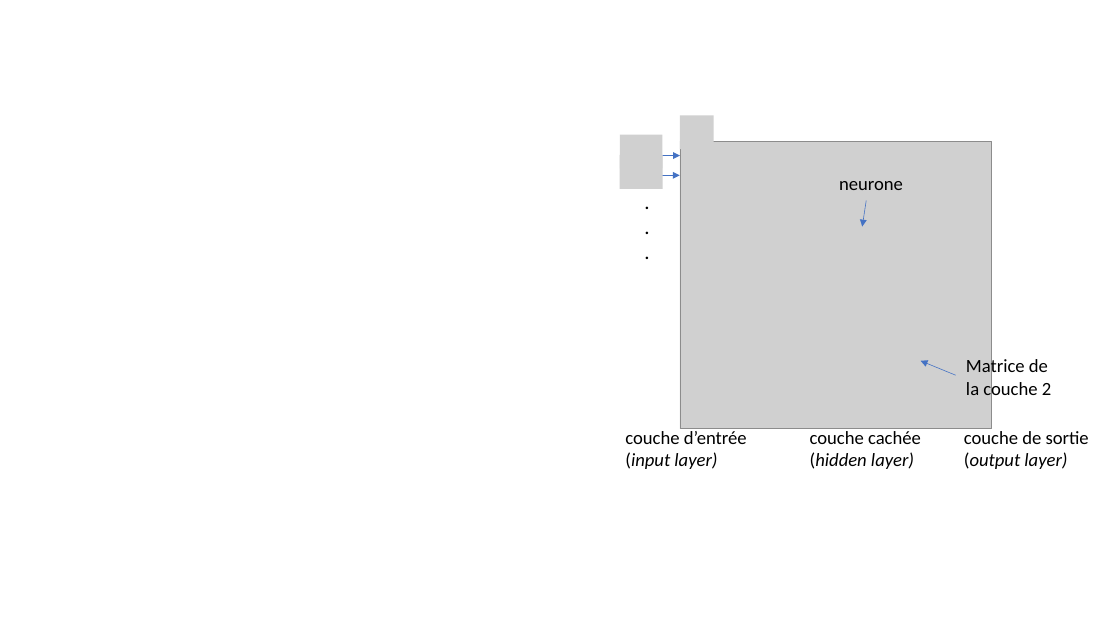
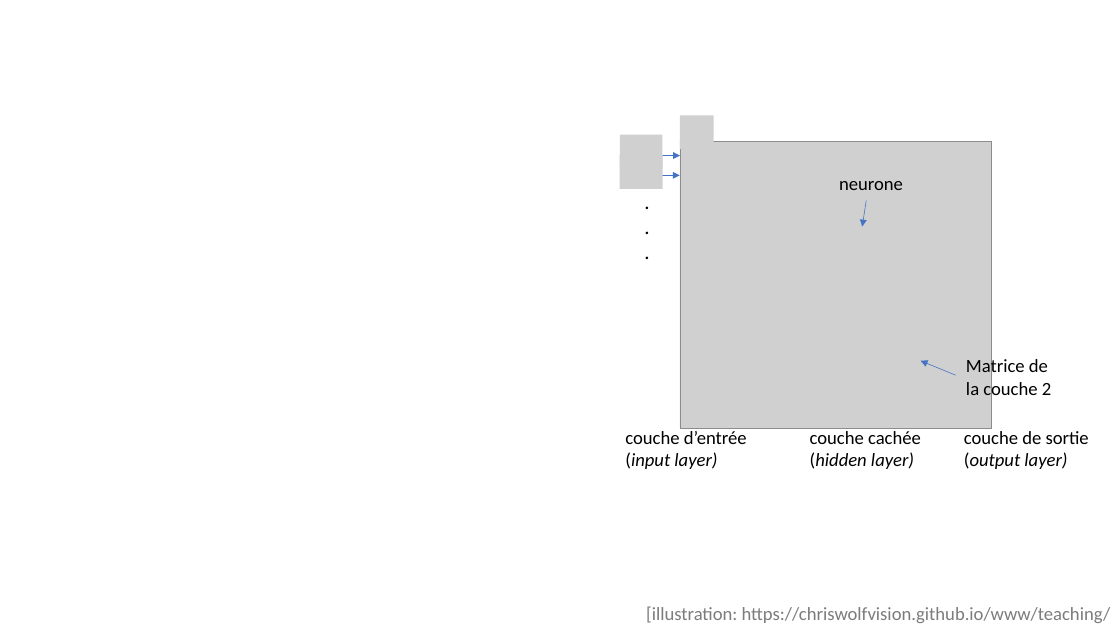
Before and after one commit to jolindien-git/jolindien-git.github.io, a slide deck: slide 19 of Intelligence Artificielle et Analyse de donnees.pptx. Drawn at 1120x630 pixels with LibreOffice and Linux fonts; fonts in the diff are those of the drawing; grey boxes stand for pictures. Boxes give left, top, right and bottom in pixels: in the first picture for what was removed or moved away, otherwise in the second. Text is boxed around its words. In the diff, an @@ line names an element or a change of style, - is before the commit and + after.

```diff
--- a/Intelligence Artificielle et Analyse de donnees.pptx
+++ b/Intelligence Artificielle et Analyse de donnees.pptx
@@ text added at box(646, 606, 1111, 623), 16 pt, text #7C7C7C @@
+[illustration: https://chriswolfvision.github.io/www/teaching/
```
Also in this commit, not shown: 7 other slides changed, 5 slides added, 3 slides removed.
